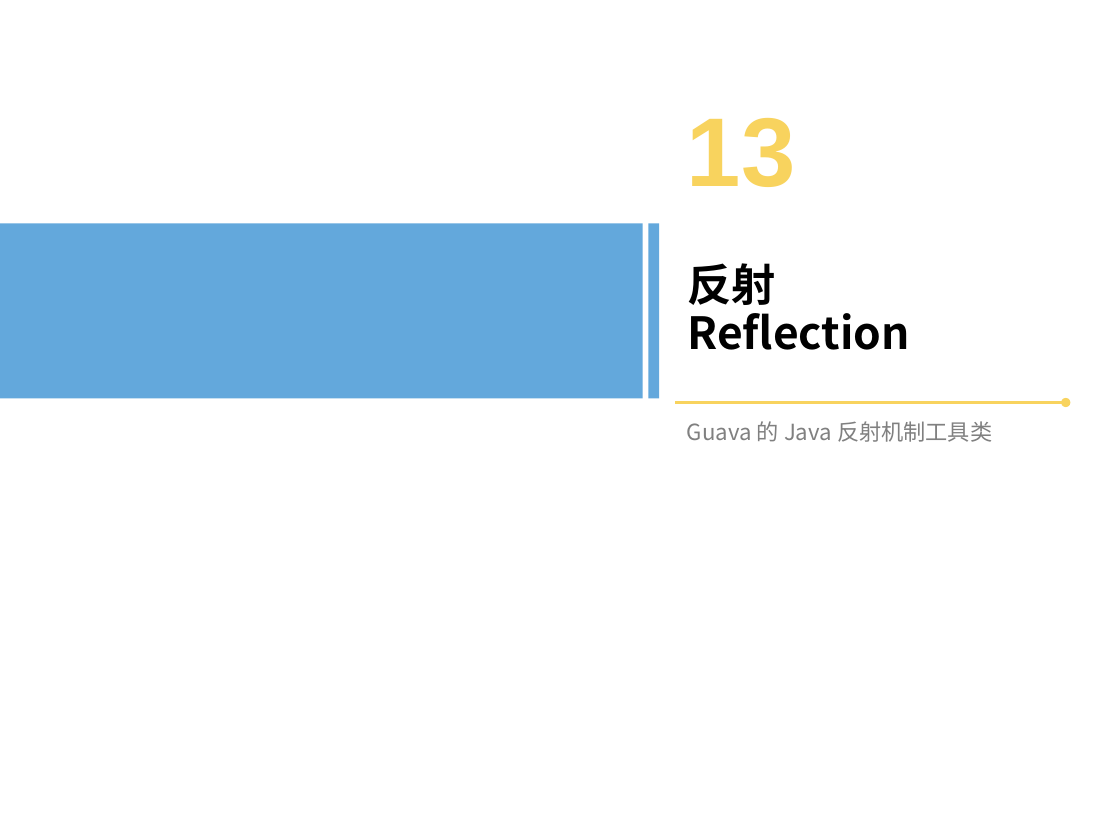
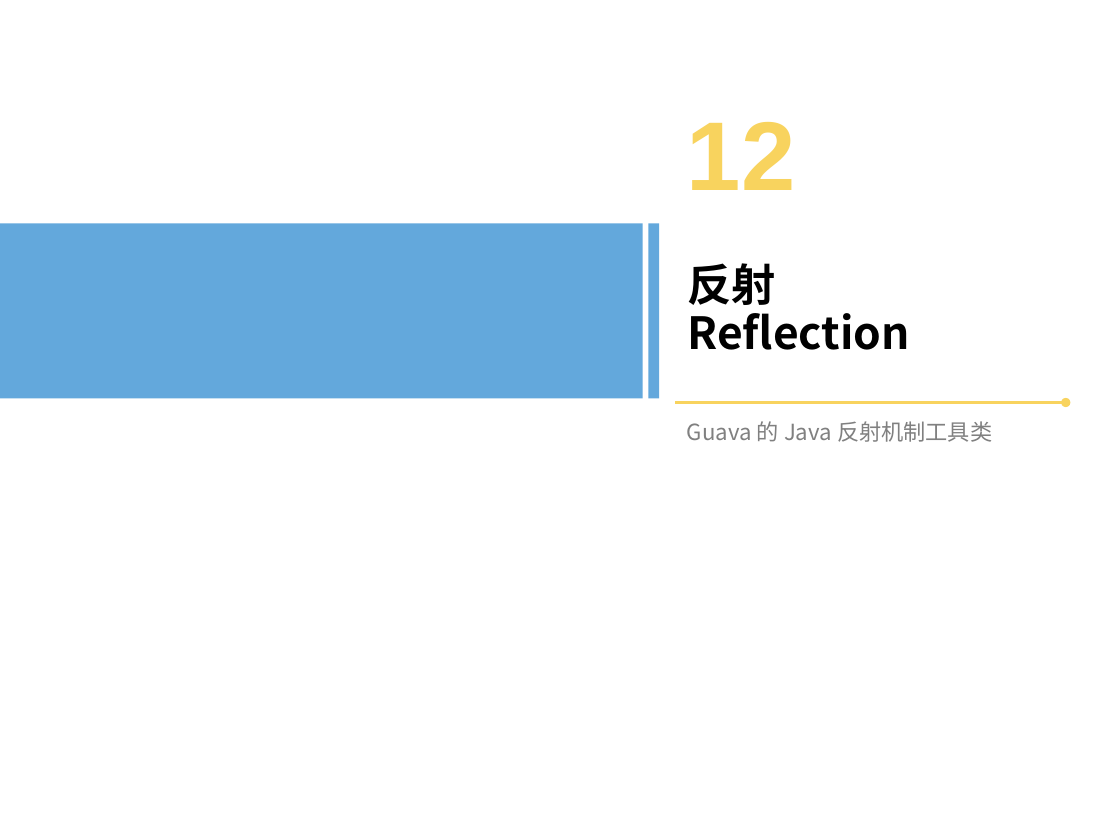
Before and after one commit to bxguo/guava, a slide deck: slide 96 of Guava介绍.pptx (slide 98 before the commit). Drawn at 1120x840 pixels with LibreOffice and Linux fonts; fonts in the diff are those of the drawing; background and template pictures are left out. Boxes give left, top, right and bottom in pixels: in the first picture for what was removed or moved away, otherwise in the second. Text is boxed around its words. In the diff, an @@ line names an element or a change of style, - is before the commit and + after.

```diff
--- a/Guava介绍.pptx
+++ b/Guava介绍.pptx
@@ text at bbox=[687, 122, 796, 190]: text changed @@
-13
+12
```
Also in this commit, not shown: 3 other slides changed, 1 slide added, 3 slides removed, 5 other files.
